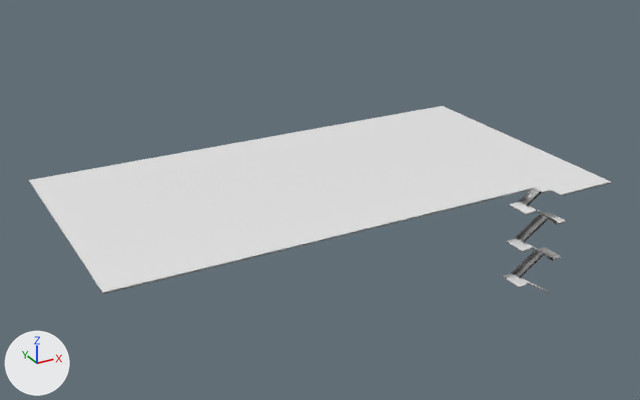
One commit to the Blender file Modellen/Omgeving/TrappenhuisFIX.blend: the scene before it, then after it.
Both versions are drawn from a 50 mm lens placed at (-77.8, -21.4, 48.8), pointed at (-34.1, 58.0, 9.1). Lighting does not change. The marker at lower left points along +X, +Y and +Z.

Names of what the first picture shows: 'Floor 160mm Concrete With 50mm Metal Deck [279480].001'.
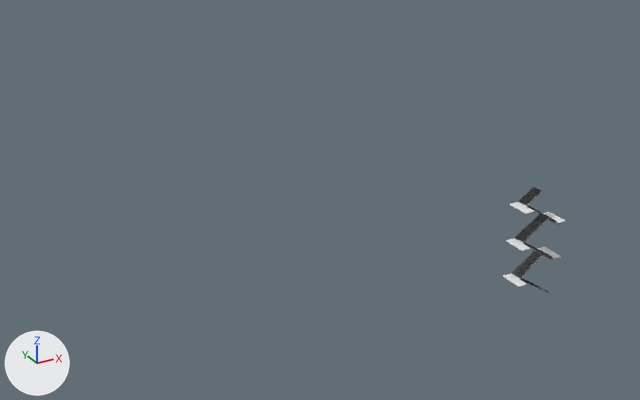
Where the newer file only moved an object's origin or applied its transform, the numbers keep the older frame.

Where the change shows, as pixel boxes (x1, y1, x2, y2) in the pictures (640 x 400 px):
'Floor 160mm Concrete With 50mm Metal Deck [279480].001', deleted
    before: (29, 106, 611, 294)
'Monolithic Run 190mm Depth [231875].001', added
    after: (512, 250, 544, 278)

The change in detail:
Mesh me_monolithic_run_190mm_depth__231875__geometry_001 is new.
It has 104 vertices, 27 faces and spans x -5.43..5.72, y -1.97..1.97, z -4.12..3.68.
Object 'Floor 160mm Concrete With 50mm Metal Deck [279480].001' (ob_floor_160mm_concrete_with_50mm_metal_deck__279480__001) is deleted.
Object 'Monolithic Run 190mm Depth [231875].001' (ob_monolithic_run_190mm_depth__231875__001) is new; it shows me_monolithic_run_190mm_depth__231875__geometry_001.
Its location is (-15.99, 43.57, 3.18).
Its scale is (0.305, 0.305, 0.305).
